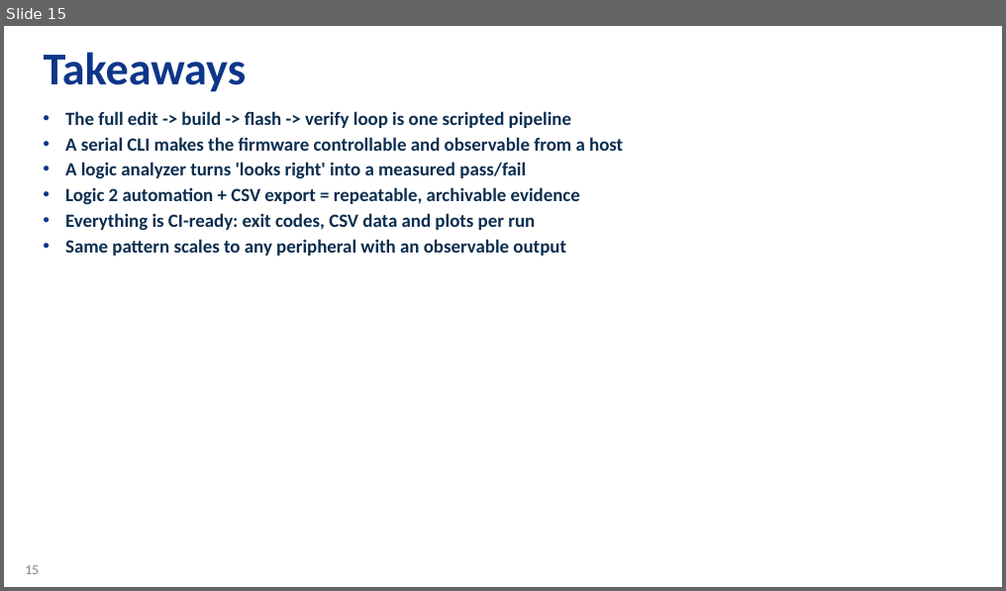
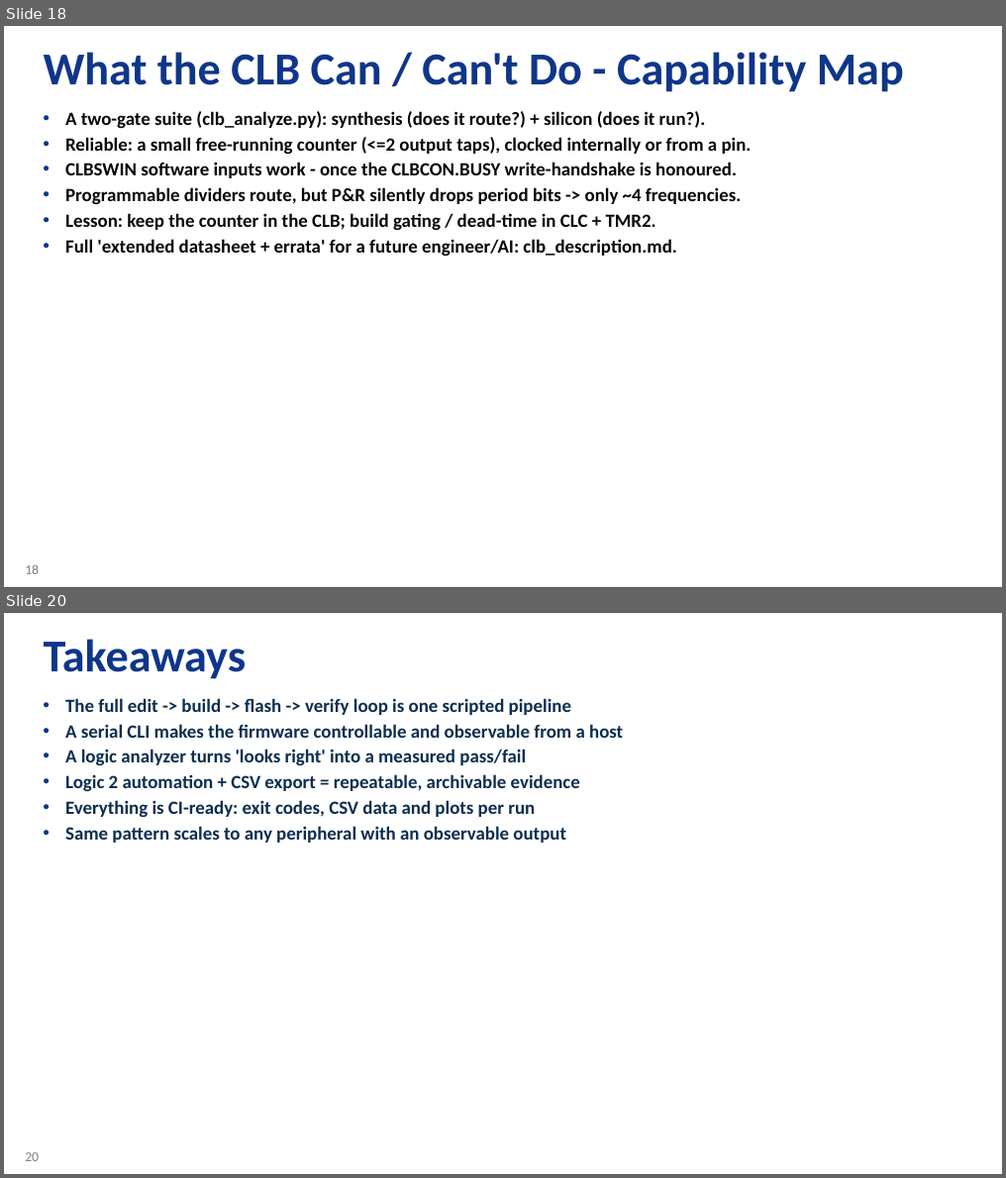
Before and after one commit to zabooh/Loop, a slide deck: loop_automation.pptx. Shown one above the other, each under a label of ours: slide 15 before the commit, slides 18 and 20 after it; the slides between them are not shown. The pictures are 1006x591 and 1006x1178 pixels, drawn with LibreOffice and Linux fonts; fonts in the diff are those of the drawing; background and template pictures are left out. Boxes give left, top, right and bottom in pixels: in the first picture for what was removed or moved away, otherwise in the second. Text is boxed around its words. In the diff, an @@ line names an element or a change of style, - is before the commit and + after.

```diff
--- a/loop_automation.pptx
+++ b/loop_automation.pptx
@@ slide 18 added at <box>4,26,1002,587</box>, background #FFFFFF; not listed: 1 template element that a slide beside it also shows @@
@@ title added at <box>44,52,904,92</box>, 44 pt, text #0E3689, bold @@
+What the CLB Can / Can't Do - Capability Map
@@ text added at <box>65,111,751,257</box>, 18 pt, text #070707, bold @@
+• A two-gate suite (clb_analyze.py): synthesis (does it route?) + silicon (does it run?).
+• Reliable: a small free-running counter (<=2 output taps), clocked internally or from a pin.
+• CLBSWIN software inputs work - once the CLBCON.BUSY write-handshake is honoured.
+• Programmable dividers route, but P&R silently drops period bits -> only ~4 frequencies.
+• Lesson: keep the counter in the CLB; build gating / dead-time in CLC + TMR2.
+• Full 'extended datasheet + errata' for a future engineer/AI: clb_description.md.
@@ what was slide 15 is now slide 20 @@
@@ page number at <box>25,1153,39,1161</box>: text changed @@
-15
+20
```
Also in this commit, not shown: 14 slides changed, 4 other slides added, 3 other files.
